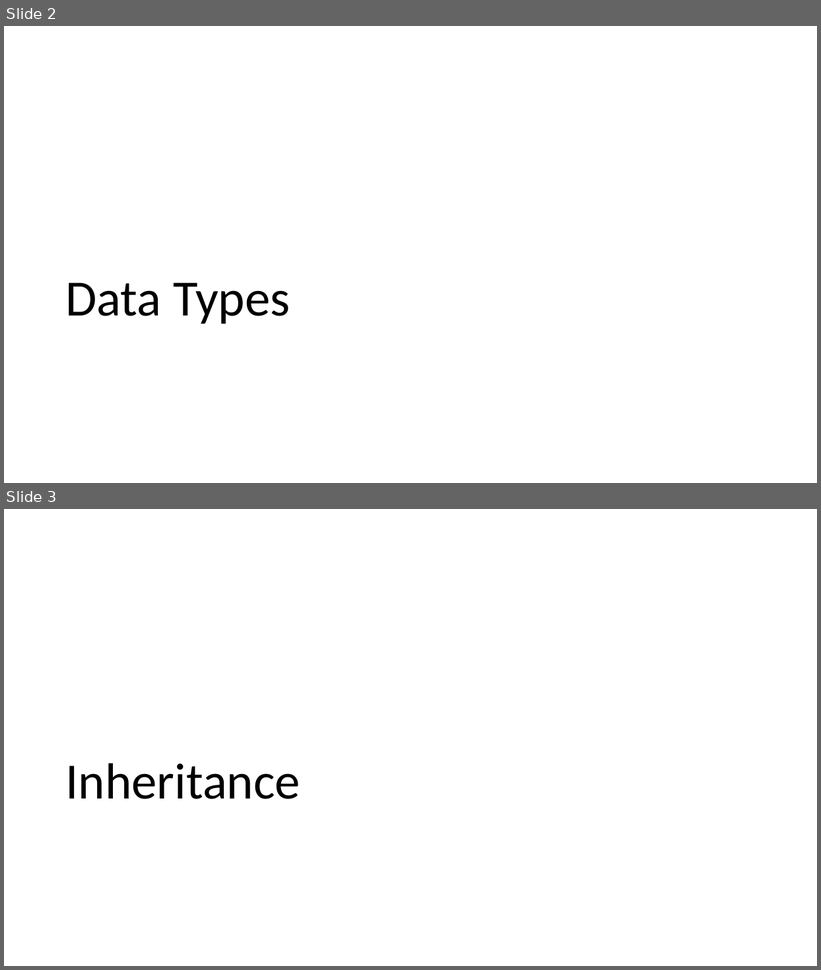
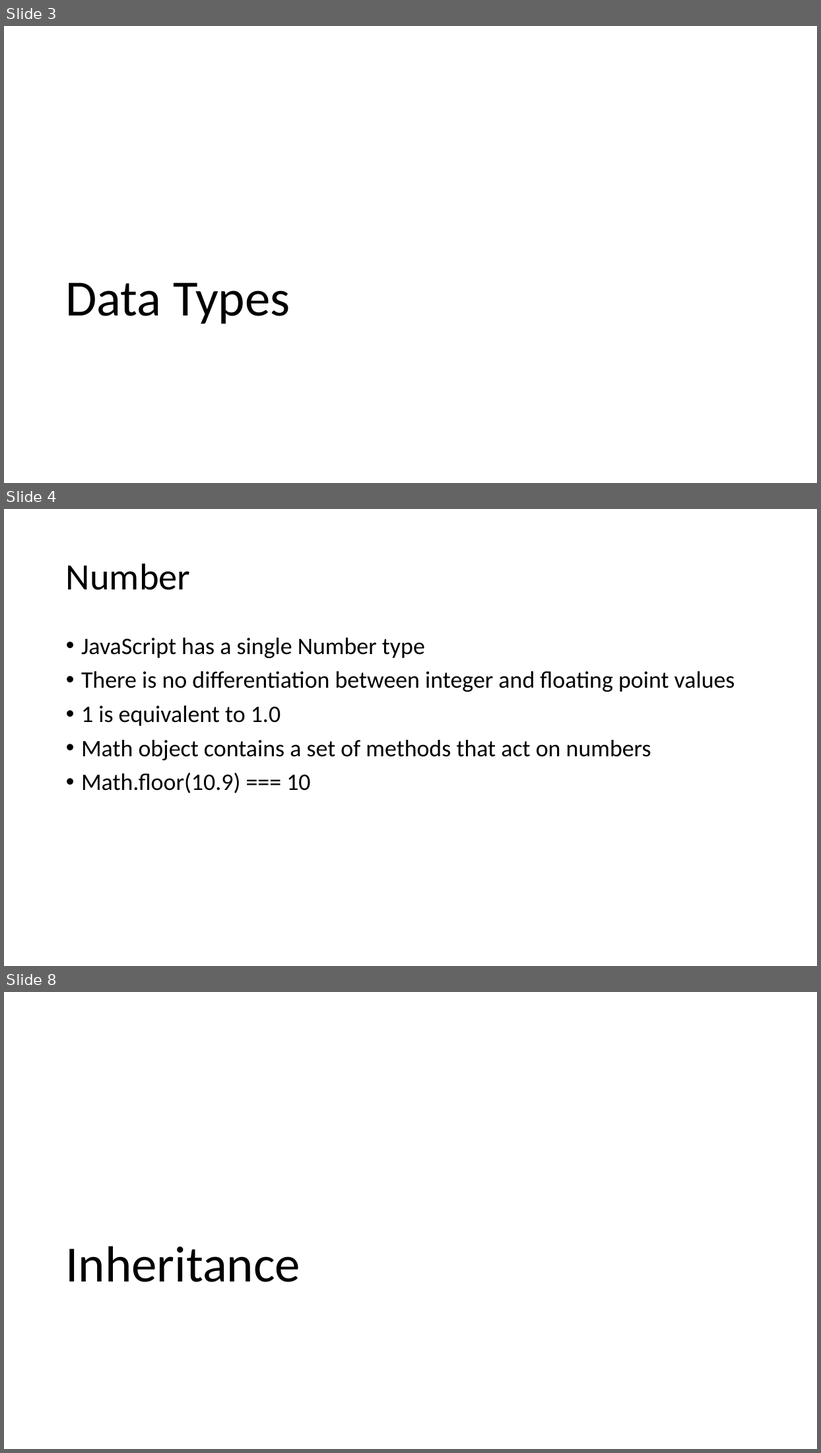
Before and after one commit to entelect/MEANForum, a slide deck: Part2 - JS Fundamentals/presentation/presentation.pptx. Shown one above the other, each under a label of ours: slides 2 and 3 before the commit, slides 3, 4 and 8 after it; the slides between them are not shown. The pictures are 821x970 and 821x1453 pixels, drawn with LibreOffice and Linux fonts; fonts in the diff are those of the drawing. Boxes give left, top, right and bottom in pixels: in the first picture for what was removed or moved away, otherwise in the second. Text is boxed around its words. In the diff, an @@ line names an element or a change of style, - is before the commit and + after.

```diff
--- a/Part2 - JS Fundamentals/presentation/presentation.pptx
+++ b/Part2 - JS Fundamentals/presentation/presentation.pptx
@@ slide 4 added at (4,509,817,966), background #FFFFFF @@
@@ title added at (66,563,190,590), 44 pt, text #000000 @@
+Number
@@ text added at (81,638,735,793), 28 pt, text #000000 @@
+• JavaScript has a single Number type
+• There is no differentiation between integer and floating point values
+• 1 is equivalent to 1.0
+• Math object contains a set of methods that act on numbers
+• Math.floor(10.9) === 10
@@ what was slide 2 is now slide 3 @@
@@ what was slide 3 is now slide 8 @@
```
Also in this commit, not shown: 4 other slides added.
